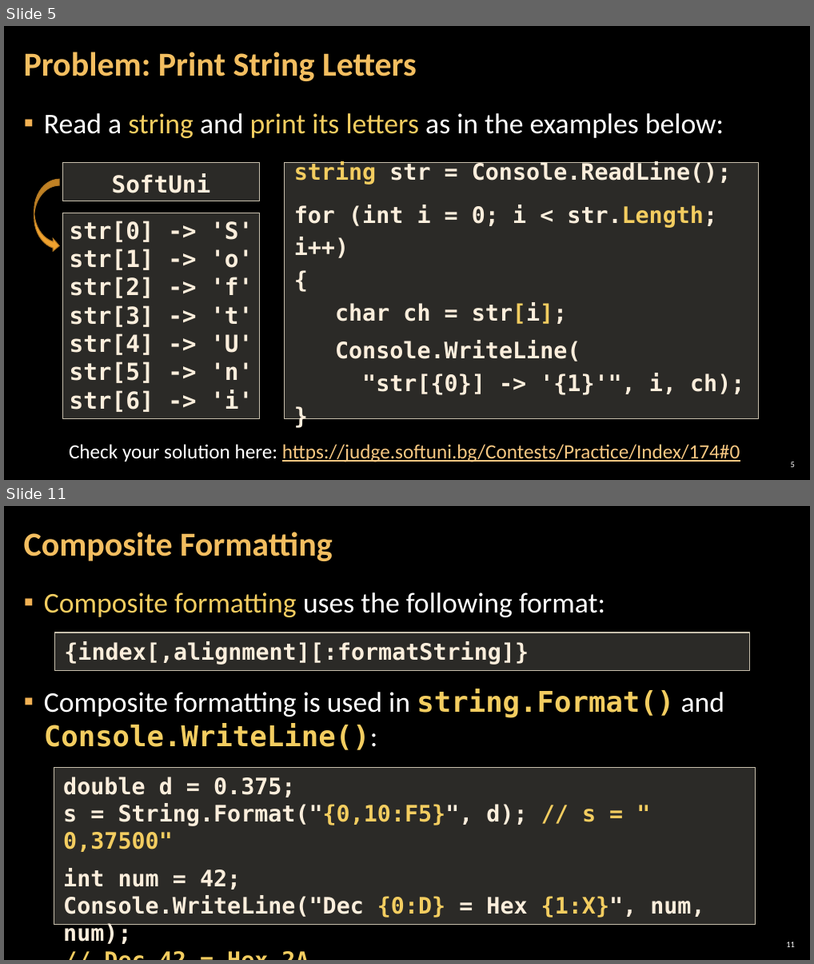
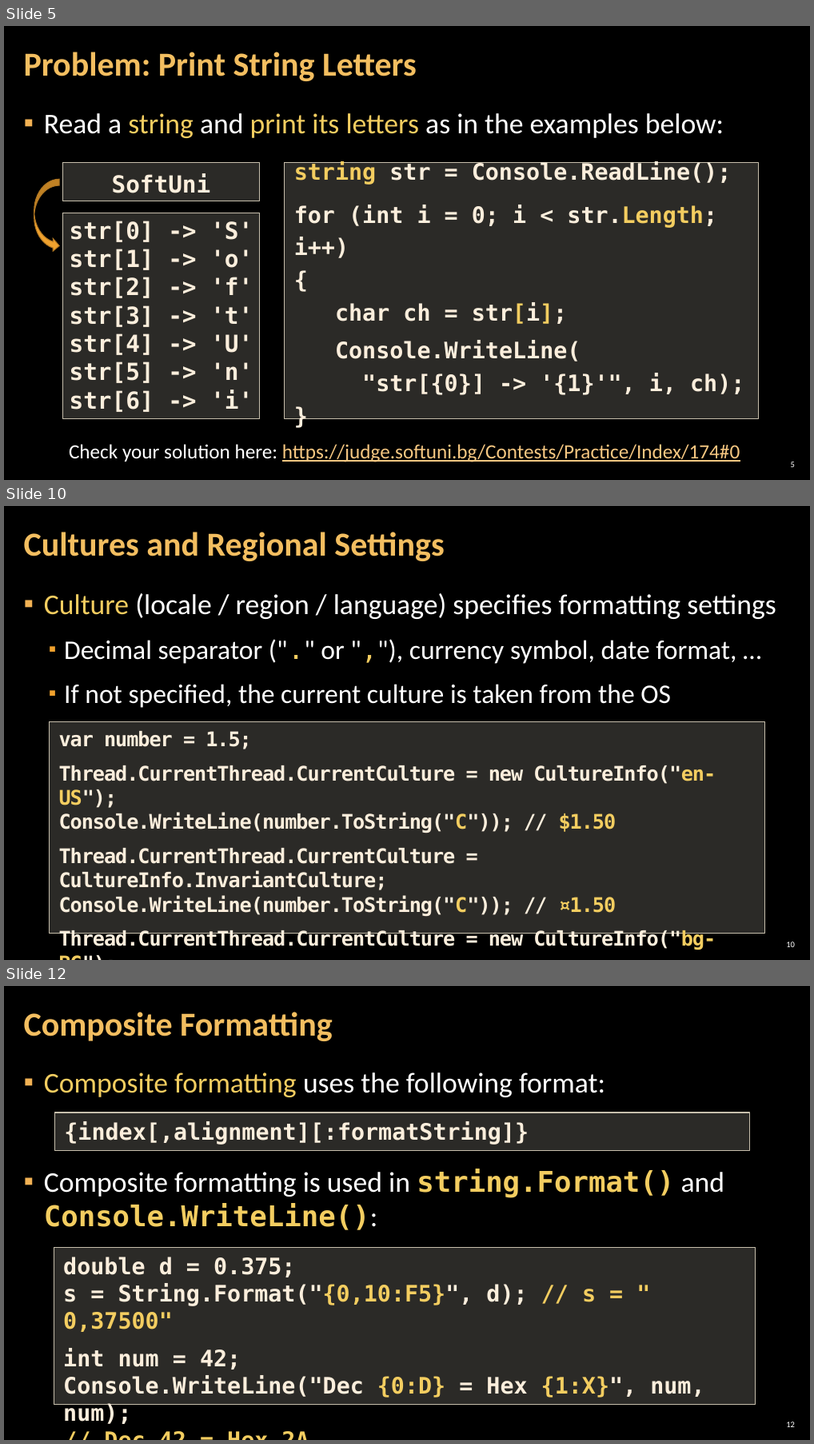
Before and after one commit to RevoRBE/Programming-Fundamentals, a slide deck: 00 Resources/05. Programming-Fundamentals-Strings-Dictionaries-Lambda-and-LINQ.pptx. Shown one above the other, each under a label of ours: slides 5 and 11 before the commit, slides 5, 10 and 12 after it; the slides between them are not shown. The pictures are 814x964 and 814x1444 pixels, drawn with LibreOffice and Linux fonts; fonts in the diff are those of the drawing; background and template pictures are left out. Boxes give left, top, right and bottom in pixels: in the first picture for what was removed or moved away, otherwise in the second. Text is boxed around its words. In the diff, an @@ line names an element or a change of style, - is before the commit and + after.

```diff
--- a/00 Resources/05. Programming-Fundamentals-Strings-Dictionaries-Lambda-and-LINQ.pptx
+++ b/00 Resources/05. Programming-Fundamentals-Strings-Dictionaries-Lambda-and-LINQ.pptx
@@ slide 10 added at (x1=4, y1=506, x2=810, y2=960), background picture (left out) @@
@@ title added at (x1=24, y1=532, x2=444, y2=561), 40 pt, text #F3BE60, bold @@
+Cultures and Regional Settings
@@ text added at (x1=44, y1=593, x2=776, y2=708), 32 pt, text #FFFFFF @@
+▪ Culture (locale / region / language) specifies formatting settings
+  ▪ Decimal separator ("." or ","), currency symbol, date format, …
+  ▪ If not specified, the current culture is taken from the OS
@@ rectangle added at (x1=50, y1=721, x2=765, y2=932), fill #D9D5C7 at 20% opacity, outline #C7BFAC 1 pt, 24 pt, text #FBEEDC, bold @@
+var number = 1.5;
+Thread.CurrentThread.CurrentCulture = new CultureInfo("en-US");
+Console.WriteLine(number.ToString("C")); // $1.50
+Thread.CurrentThread.CurrentCulture = CultureInfo.InvariantCulture;
+Console.WriteLine(number.ToString("C")); // ¤1.50
+Thread.CurrentThread.CurrentCulture = new CultureInfo("bg-BG");
+Console.WriteLine(number.ToString("C")); // 1,50 лв.
@@ page number added at (x1=786, y1=941, x2=795, y2=947), 10 pt, text #FFFFFF @@
+10
@@ what was slide 11 is now slide 12 @@
@@ page number at (x1=786, y1=1421, x2=795, y2=1427): text changed @@
-11
+12
```
Also in this commit, not shown: 19 slides changed, 7 other files.
